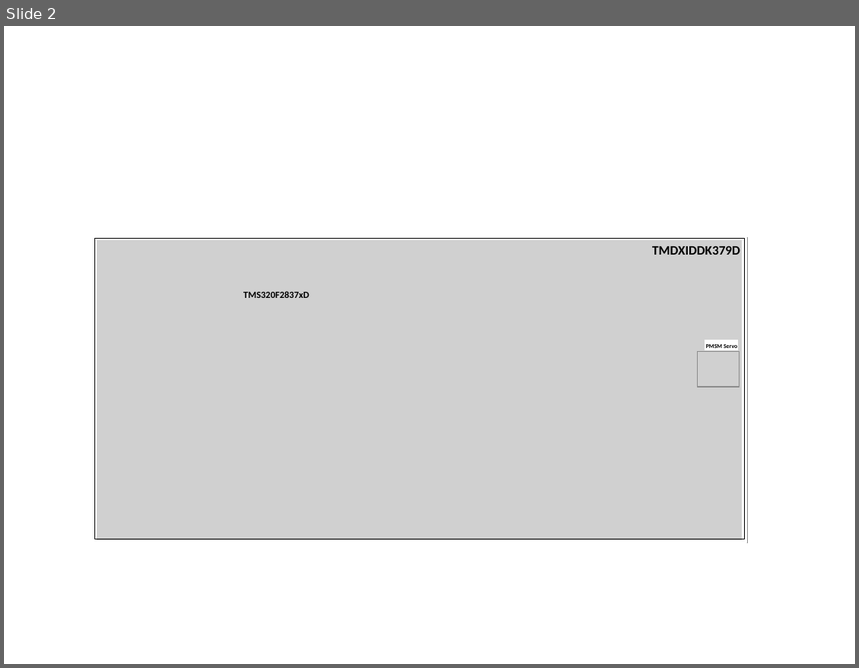
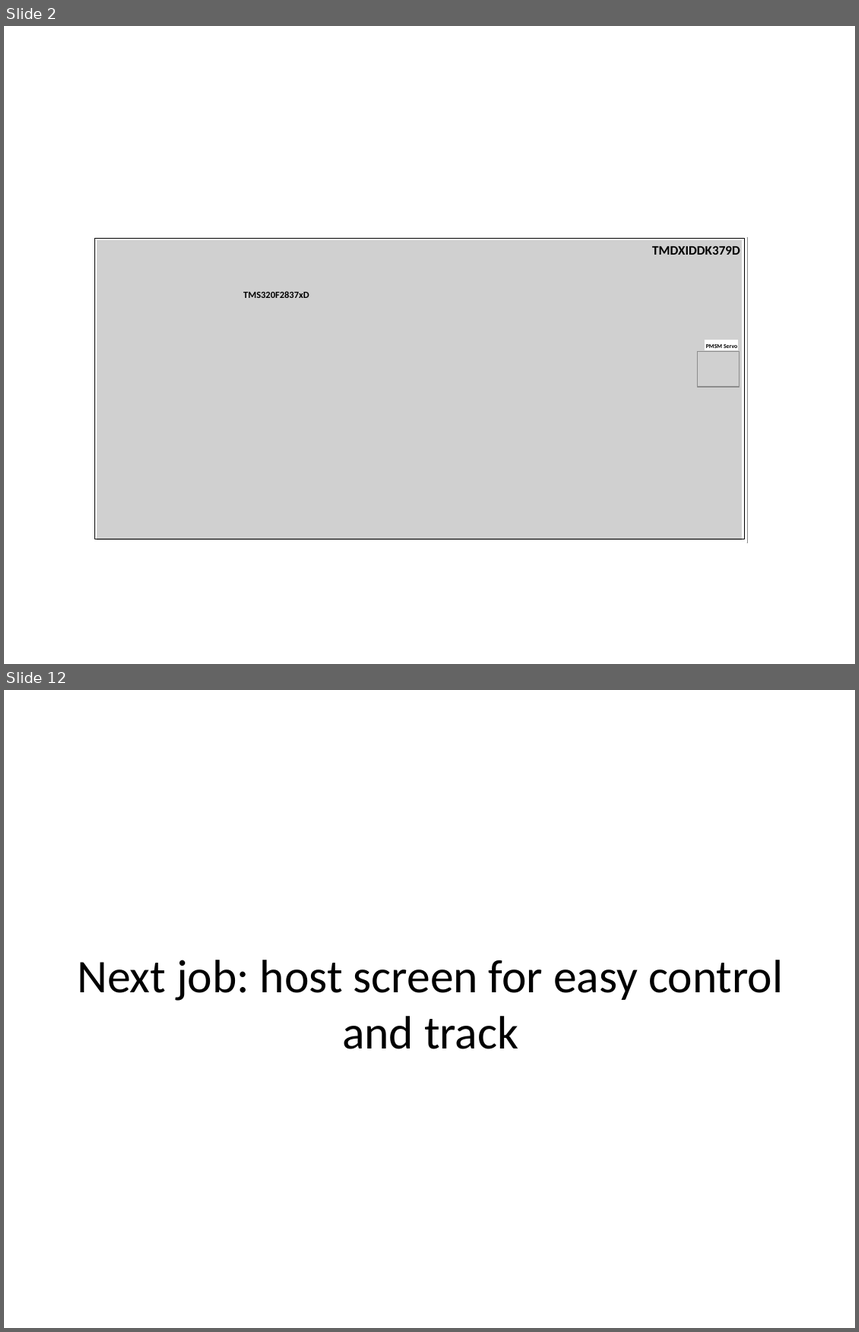
Before and after one commit to SerhatOzkucuk/PhD-Works, a slide deck: Parameter Estimation Works/Embedded coder Paper/IEEETransactions_Word/Figures_embedded coder paper.pptx. Shown one above the other, each under a label of ours: slide 2 before the commit, slides 2 and 12 after it; the slides between them are not shown. The pictures are 859x668 and 859x1332 pixels, drawn with LibreOffice and Linux fonts; fonts in the diff are those of the drawing; grey boxes stand for pictures. Boxes give left, top, right and bottom in pixels: in the first picture for what was removed or moved away, otherwise in the second. Text is boxed around its words. In the diff, an @@ line names an element or a change of style, - is before the commit and + after.

```diff
--- a/Parameter Estimation Works/Embedded coder Paper/IEEETransactions_Word/Figures_embedded coder paper.pptx
+++ b/Parameter Estimation Works/Embedded coder Paper/IEEETransactions_Word/Figures_embedded coder paper.pptx
@@ slide 12 added at [4, 690, 855, 1328], background #FFFFFF @@
@@ title added at [77, 960, 783, 1049], 39.6 pt, text #000000 @@
+Next job: host screen for easy control and track
```
Also in this commit, not shown: 1 slide changed, 8 other slides added, 5 other files.
